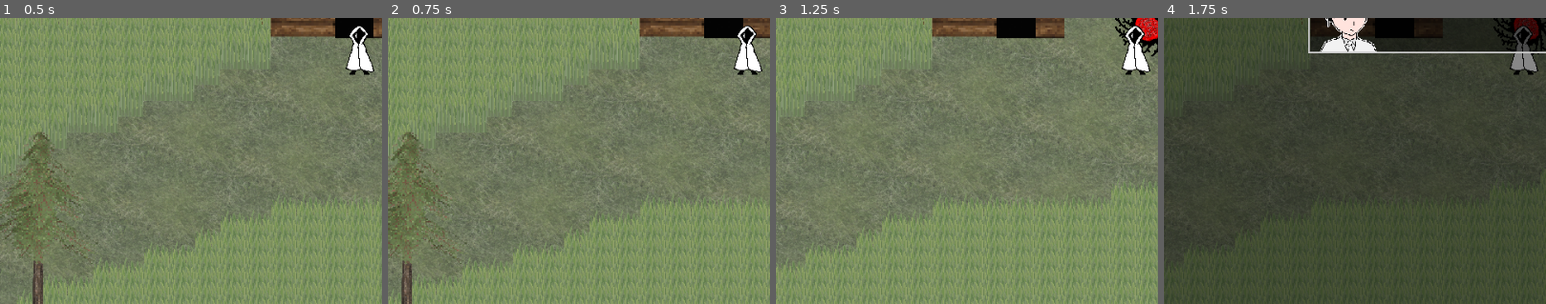
Above: before the commit, frames 1-4 (left to right).
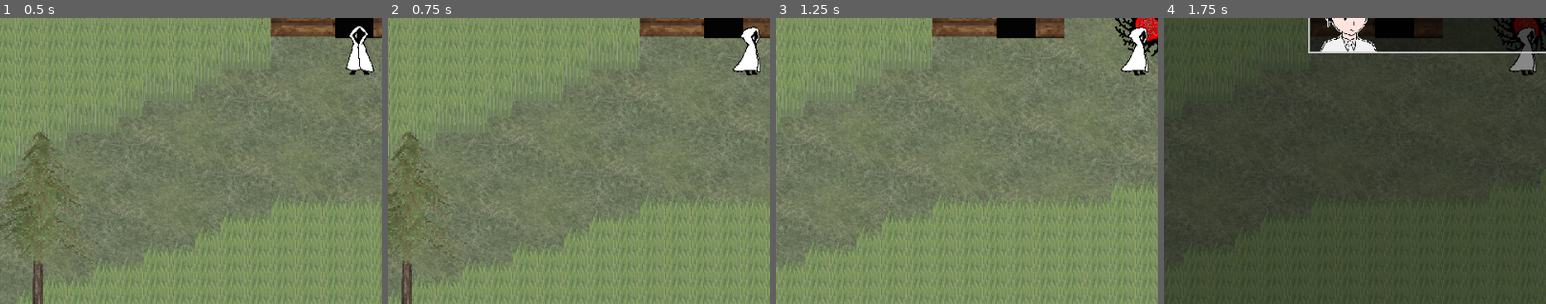
Above: after the commit, the same moments.

Repository: Herosege/PureKillRot
Game: Godot game, scene res://Scenes/Regions/main.tscn
Same seed, same stepped clock (60 frames per second), same inputs: the game is played once before the commit and once after it.
Inputs:
- Up to frame 1 (0.5 s): no input
- Up to frame 2 (0.75 s): tap Enter at 0.5 s; hold Right (move_right) from 0.53 s (still down); tap Z (accept) at 0.6 s
- Up to frame 3 (1.25 s): keep holding Right (move_right)
- Up to frame 4 (1.75 s): release Right (move_right) at 1.28 s; hold X (back) from 1.28 s (still down); tap Shift (Sprint) at 1.35 s; tap Z (accept) at 1.55 s
The pictures show only the part of the screen within x 3-53%, y 42-92%; the shares and areas given below are measured in that part.

Frame 1 is identical in both runs. In frame 2, 0.6% of the frame differs, in the area x 90-98%, y 2-21%; in frame 3, 0.6%; in frame 4, 0.5%.

Commit message:
added some assets, started adding status effects

Diff:
--- /dev/null
+++ b/Resources/Customs/Templates/status.gd
@@ -0,0 +1,14 @@
+extends Resource
+class_name StatusEff
+
+var Name : String
+
+var Icon : CompressedTexture2D
+var Effect
+
+#in turns
+var Duration : int
+var Stacks
+
+func ActivateEffect():
+	Effect.call()
--- a/Scenes/player.tscn
+++ b/Scenes/player.tscn
@@ -1,8 +1,10 @@
-[gd_scene load_steps=10 format=3 uid="uid://n7fwdscbrrnq"]
+[gd_scene load_steps=12 format=3 uid="uid://n7fwdscbrrnq"]
 
 [ext_resource type="Script" uid="uid://dd02fg18e1hpv" path="res://Script/player.gd" id="1_7uqau"]
 [ext_resource type="Texture2D" uid="uid://c2kvgv6kr1yxh" path="res://Assets/Textures/Sprites_normal/Characters/me1_d.png" id="2_cvnsp"]
+[ext_resource type="Texture2D" uid="uid://dpdcb2innagpq" path="res://Assets/Textures/Sprites_normal/Characters/me1_l.png" id="3_8erm5"]
 [ext_resource type="Texture2D" uid="uid://cfeeijw4jiodp" path="res://Assets/Textures/Sprites_normal/Characters/walk1_d.png" id="3_vgqql"]
+[ext_resource type="Texture2D" uid="uid://dva4kvex6nju6" path="res://Assets/Textures/Sprites_normal/Characters/me1_r.png" id="4_f1ek2"]
 [ext_resource type="Texture2D" uid="uid://bxsdbj6bfixnx" path="res://Assets/Textures/Sprites_normal/Characters/walk2_d.png" id="4_fkybt"]
 [ext_resource type="Texture2D" uid="uid://b2ox7jrivfkqi" path="res://Assets/Textures/Sprites_normal/Characters/me1_u.png" id="5_3smsa"]
 [ext_resource type="Texture2D" uid="uid://bp7cud6vxaerp" path="res://Assets/Textures/Sprites_normal/Characters/walk1_u.png" id="6_8erm5"]
@@ -20,6 +22,22 @@
 "loop": true,
 "name": &"def_d",
 "speed": 4.0
+}, {
+"frames": [{
+"duration": 1.0,
+"texture": ExtResource("3_8erm5")
+}],
+"loop": true,
+"name": &"def_l",
+"speed": 5.0
+}, {
+"frames": [{
+"duration": 1.0,
+"texture": ExtResource("4_f1ek2")
+}],
+"loop": true,
+"name": &"def_r",
+"speed": 5.0
 }, {
 "frames": [{
 "duration": 1.0,
@@ -48,6 +66,22 @@
 }, {
 "frames": [{
 "duration": 1.0,
+"texture": ExtResource("3_8erm5")
+}],
+"loop": true,
+"name": &"walk_left",
+"speed": 6.0
+}, {
+"frames": [{
+"duration": 1.0,
+"texture": ExtResource("4_f1ek2")
+}],
+"loop": true,
+"name": &"walk_right",
+"speed": 6.0
+}, {
+"frames": [{
+"duration": 1.0,
 "texture": ExtResource("5_3smsa")
 }, {
 "duration": 1.0,
@@ -61,7 +95,7 @@
 }],
 "loop": true,
 "name": &"walk_up",
-"speed": 5.0
+"speed": 6.0
 }]
 
 [node name="Player" type="CharacterBody2D" groups=["player"]]
@@ -78,7 +112,7 @@
 [node name="AnimatedSprite2D" type="AnimatedSprite2D" parent="."]
 position = Vector2(4, 16)
 sprite_frames = SubResource("SpriteFrames_okuqu")
-animation = &"def_u"
+animation = &"def_d"
 autoplay = "def_d"
 offset = Vector2(0, -32)
 metadata/_edit_lock_ = true
--- a/Script/fight_scene.gd
+++ b/Script/fight_scene.gd
@@ -421,7 +421,7 @@
 			CheckDeadUpdate(TargetArray,TargetType,EnemyType,CharaType,AttackedName)
 			if CheckEndFight():
 				return
-			SkillUseTimer.start(0.55)
+			SkillUseTimer.start(0.25)
 			await SkillUseTimer.timeout
 	ResetMenu()
 	if FightParty:
--- a/Script/player.gd
+++ b/Script/player.gd
@@ -27,12 +27,20 @@
 			Sprite.play("walk_down")
 		if Dir.y < 0 and Sprite.animation != "walk_up":
 			Sprite.play("walk_up")
+		if Dir.x > 0 and Sprite.animation != "walk_right":
+			Sprite.play("walk_right")
+		if Dir.x < 0 and Sprite.animation != "walk_left":
+			Sprite.play("walk_left")
 		velocity += Dir.normalized() * Speed * delta * 15
 	else:
 		if Sprite.animation == "walk_down":
 			Sprite.play("def_d")
 		if Sprite.animation == "walk_up":
 			Sprite.play("def_u")
+		if Sprite.animation == "walk_right":
+			Sprite.play("def_r")
+		if Sprite.animation == "walk_left":
+			Sprite.play("def_l")
 	if Input.is_action_pressed("Sprint"):
 		MaxSpeed = 320
 	else:
Binary file added: Assets/Textures/Sprites_normal/Characters/me1_l.png
Not shown, added: Assets/Textures/Sprites_normal/Characters/me1_l.png.import
Binary file added: Assets/Textures/Sprites_normal/Characters/me1_r.png
Not shown, added: Assets/Textures/Sprites_normal/Characters/me1_r.png.import
Not shown, added: Resources/Customs/Templates/status.gd.uid
